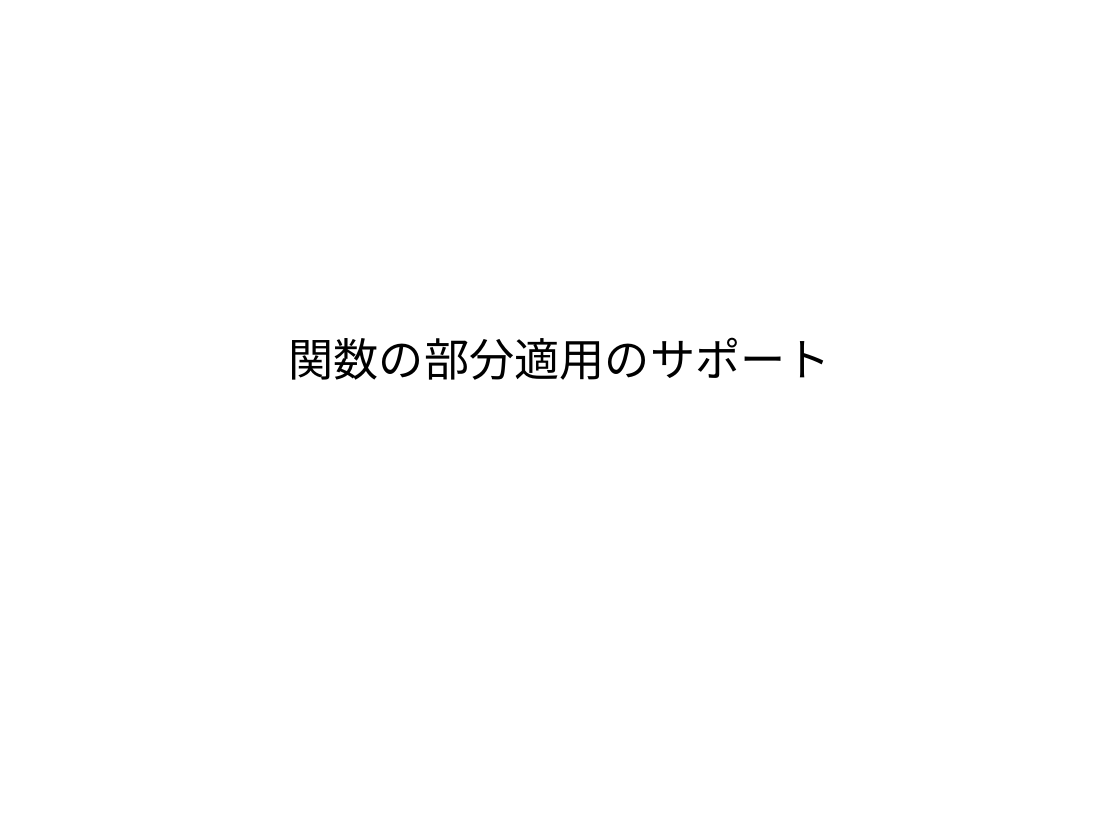
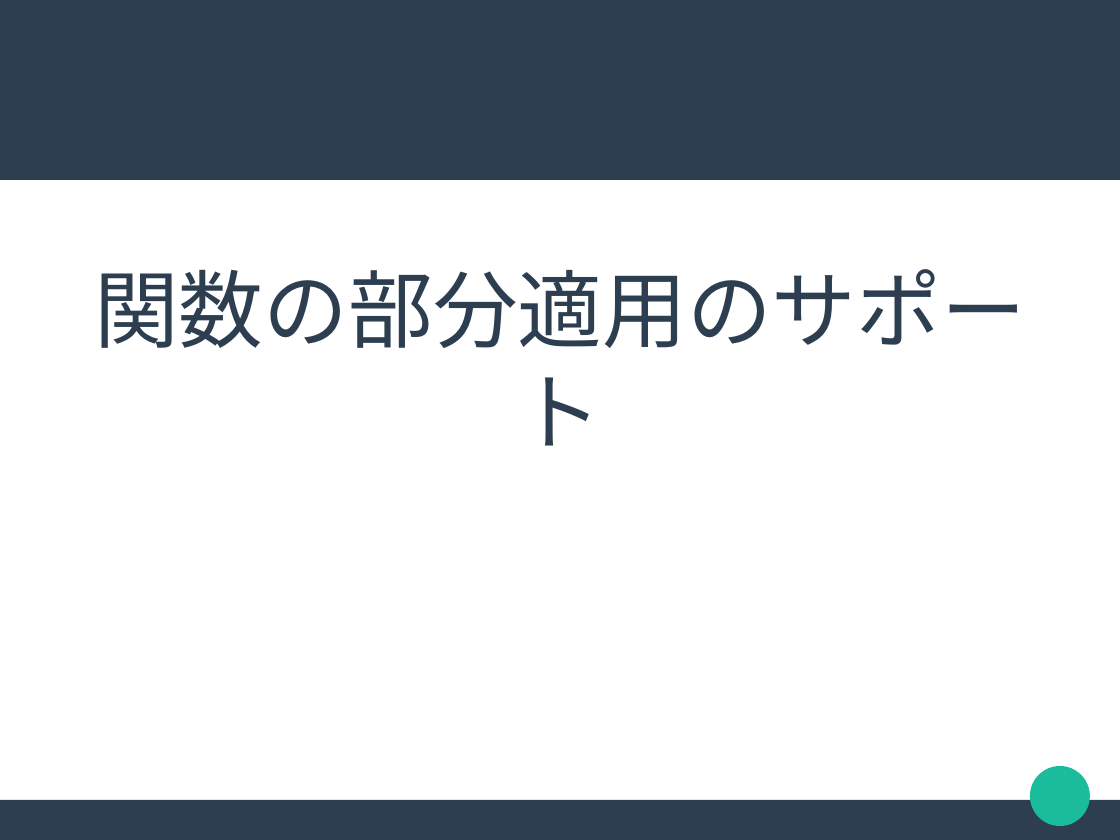
Before and after one commit to akawashiro/hml, a slide deck: slide 9 of hml.odp (slide 7 before the commit). Drawn at 1120x840 pixels with LibreOffice and Linux fonts; fonts in the diff are those of the drawing. Boxes give left, top, right and bottom in pixels: in the first picture for what was removed or moved away, otherwise in the second. Text is boxed around its words. In the diff, an @@ line names an element or a change of style, - is before the commit and + after.

```diff
--- a/hml.odp
+++ b/hml.odp
@@ rectangle added at [0,0,1120,180], fill #2C3E50 @@
@@ subtitle "関数の部分適用のサポート" at [94,269,1025,446]: size 32 to 60 pt, font Arial to Lato, text colour #000000 to #2C3E50 @@
@@ ellipse added at [1031,766,1091,826], fill #1ABC9C @@
@@ rectangle added at [0,800,1120,839], fill #2C3E50 @@
```
Also in this commit, not shown: 7 other slides changed, 6 slides added, 4 slides removed.
